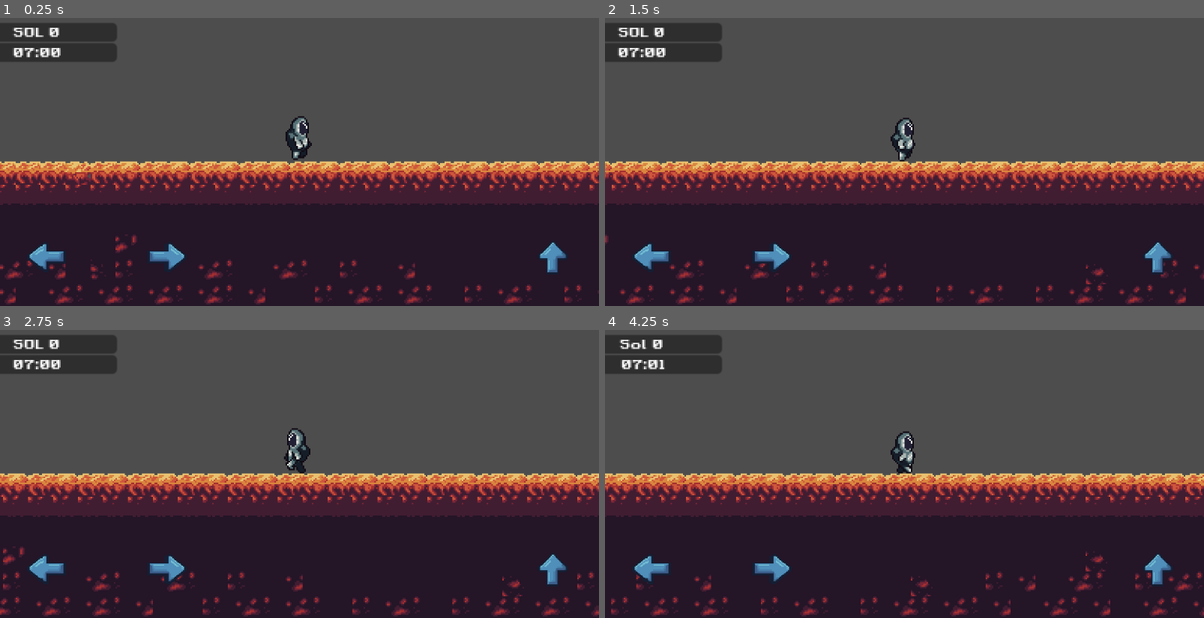
Above: before the commit, frames 1-4 (two rows, left to right).
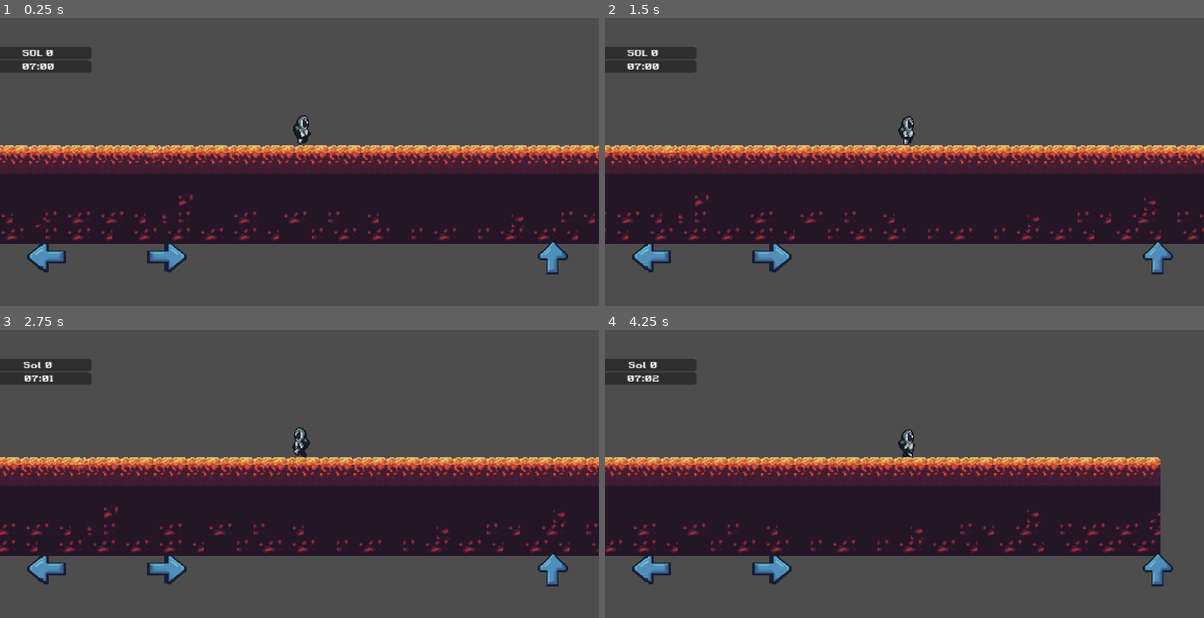
Above: after the commit, the same moments.

Repository: Pacsss/SANSINUKOB
Game: Godot game, scene res://scenes/screen.tscn
Same seed, same stepped clock (60 frames per second), same inputs: the game is played once before the commit and once after it.
Inputs:
- Up to frame 1 (0.25 s): no input
- Up to frame 2 (1.5 s): hold D (right) from 0.53 s (still down); tap Space (jump) at 0.77 s
- Up to frame 3 (2.75 s): tap Space (jump) at 1.52 s; release D (right) at 2.03 s; hold A (left) from 2.03 s (still down)
- Up to frame 4 (4.25 s): release A (left) at 2.78 s; hold D (right) from 2.78 s (still down); tap Space (jump) at 3.02, 3.77 s

The runs differ from the first frame. In frame 1, 45% of the frame differs, in the area x 0-100%, y 1-100%; in frame 2, 45%; in frame 3, 45%; in frame 4, 45%.

Commit message:
fixing directories, adding UI scenes

Diff:
--- a/scenes/days.tscn
+++ b/scenes/UI/days.tscn
@@ -14,8 +14,10 @@
 anchors_preset = 15
 anchor_right = 1.0
 anchor_bottom = 1.0
-offset_left = -9.0
-offset_right = -9.0
+offset_left = -11.0
+offset_top = 3.0
+offset_right = -11.0
+offset_bottom = 3.0
 grow_horizontal = 2
 grow_vertical = 2
 theme = SubResource("Theme_e5h04")
--- /dev/null
+++ b/scenes/UI/ui.tscn
@@ -0,0 +1,21 @@
+[gd_scene load_steps=3 format=3 uid="uid://5gyxx7mjdyua"]
+
+[ext_resource type="PackedScene" uid="uid://bljopn1xgfq04" path="res://scenes/UI/days.tscn" id="1_yb1mt"]
+[ext_resource type="PackedScene" uid="uid://c5v617fmw41bm" path="res://scenes/UI/touchControl.tscn" id="2_41gti"]
+
+[node name="UI" type="Control"]
+layout_mode = 3
+anchors_preset = 15
+anchor_right = 1.0
+anchor_bottom = 1.0
+grow_horizontal = 2
+grow_vertical = 2
+
+[node name="DayAndNight" parent="." instance=ExtResource("1_yb1mt")]
+layout_mode = 1
+offset_left = -16.0
+offset_top = 289.0
+offset_right = -1050.0
+offset_bottom = -329.0
+
+[node name="TouchControl" parent="." instance=ExtResource("2_41gti")]
--- a/scenes/screen.tscn
+++ b/scenes/screen.tscn
@@ -1,9 +1,8 @@
-[gd_scene load_steps=7 format=4 uid="uid://styly06aydb8"]
+[gd_scene load_steps=6 format=4 uid="uid://styly06aydb8"]
 
 [ext_resource type="Texture2D" uid="uid://dr2ivw2a8j76j" path="res://assets/sprites/tile_sheet.png" id="1_wgsgg"]
-[ext_resource type="PackedScene" uid="uid://c7vc4u3wskn4l" path="res://scenes/player.tscn" id="2_48lv4"]
-[ext_resource type="PackedScene" uid="uid://c5v617fmw41bm" path="res://scenes/touchControl.tscn" id="3_iqluw"]
-[ext_resource type="PackedScene" uid="uid://bljopn1xgfq04" path="res://scenes/days.tscn" id="4_fpjo6"]
+[ext_resource type="PackedScene" uid="uid://c7vc4u3wskn4l" path="res://scenes/characters/player.tscn" id="2_48lv4"]
+[ext_resource type="PackedScene" uid="uid://5gyxx7mjdyua" path="res://scenes/UI/ui.tscn" id="3_qc0hx"]
 
 [sub_resource type="TileSetAtlasSource" id="TileSetAtlasSource_48lv4"]
 texture = ExtResource("1_wgsgg")
@@ -100,22 +99,14 @@
 tile_set = SubResource("TileSet_iqluw")
 
 [node name="CharacterBody2D" parent="." instance=ExtResource("2_48lv4")]
-position = Vector2(81, -30)
+position = Vector2(82, -31)
 
-[node name="Timer" parent="CharacterBody2D" instance=ExtResource("4_fpjo6")]
-offset_left = -227.0
-offset_top = -76.0
-offset_right = -227.0
-offset_bottom = -76.0
+[node name="UI" parent="CharacterBody2D" instance=ExtResource("3_qc0hx")]
+offset_left = 220.0
+offset_top = -62.0
+offset_right = 220.0
+offset_bottom = -62.0
 
 [node name="Camera2D" type="Camera2D" parent="CharacterBody2D"]
-zoom = Vector2(3, 3)
-
-[node name="UI" type="Control" parent="."]
-layout_mode = 3
-anchors_preset = 0
-offset_right = 40.0
-offset_bottom = 40.0
-metadata/_edit_use_anchors_ = true
-
-[node name="TouchControl" parent="UI" instance=ExtResource("3_iqluw")]
+position = Vector2(-3, 8)
+zoom = Vector2(2, 2)
--- a/scripts/systems/GameTimer.gd
+++ b/scripts/systems/GameTimer.gd
@@ -4,7 +4,7 @@
 const MINUTES_PER_HOUR: int = 61
 const GAME_MINUTE_DURATION: float = TAU / MINUTES_PER_SOL
 
-var game_speed: float = 0.001  # Increased default to 1.0 for more visible movement; adjust as needed
+var game_speed: float = 0.0018  # Increased default to 1.0 for more visible movement; adjust as needed
 
 var initial_sol: int = 0
 var initial_hour: int = 7
Renamed: scenes/touchControl.tscn -> scenes/UI/touchControl.tscn
Renamed: scenes/player.tscn -> scenes/characters/player.tscn
Renamed: scenes/rover.tscn -> scenes/characters/rover.tscn
